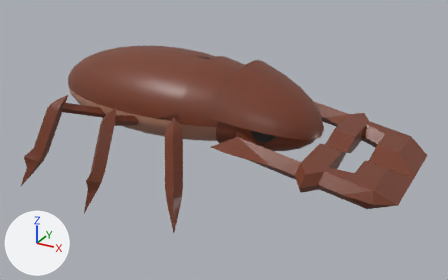
Before and after pictures for a commit that changed the FBX model GMNG4312_GalactiCarp_Pisces2122/Assets/Models/Pisces Bug.fbx.
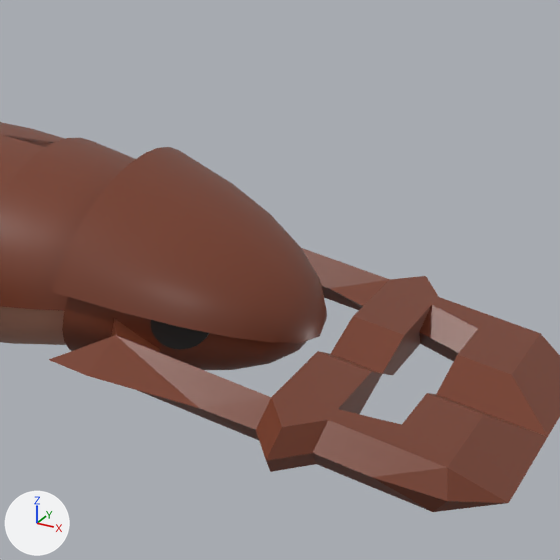
There are two pictures of each version: one whole from a 50 mm camera at (5.39, -8.0, 4.42) aimed at (1.08, -0.17, 0.51), one close up on the part from 42% to 94% of the width and 0% to 82% of the height. Lighting does not change. The marker at lower left points along +X, +Y and +Z. Where no turn or scale is listed for an object, it has been applied to the vertices.

Names of what the first close-up shows: 'Bug Body', 'Bug Head', 'Bug Head Mand L', 'Bug Head Mand L.001', 'Bug Wing L', 'Bug Wing R'.
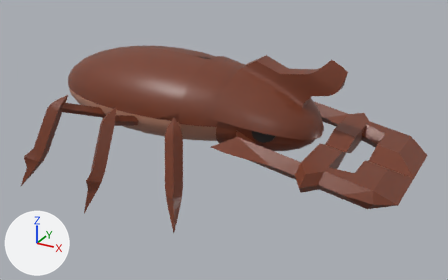
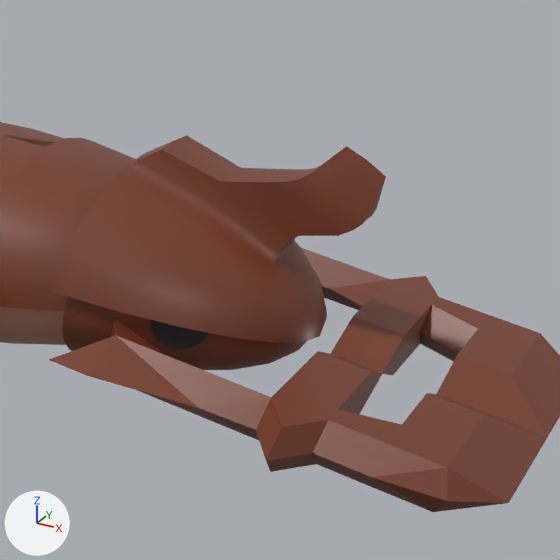
Boxes (x1, y1, x2, y2) around the edits, measured in the close-ups (560 x 560 px):
'Bug Head', reshaped (21% wider)
    before: (52, 147, 327, 370)
    after: (52, 135, 386, 370)
part 1 of me_sphere_004, built on
    before: (115, 147, 314, 293)
    after: (115, 135, 386, 293)

Diff of the bpy script that builds the scene:
```diff
--- a/GMNG4312_GalactiCarp_Pisces2122/Assets/Models/Pisces Bug.fbx.py
+++ b/GMNG4312_GalactiCarp_Pisces2122/Assets/Models/Pisces Bug.fbx.py
@@ me_sphere_004 @@
 # used by ob_bug_head; location = (2.015, 0.0, 0.977)
-me_sphere_004.from_pydata(...)  # 253 vertices, 239 faces; spans x -0.74..0.59, y -0.96..0.96, z -0.47..0.79
+me_sphere_004.from_pydata(...)  # 315 vertices, 303 faces; spans x -0.74..0.92, y -0.96..0.96, z -0.47..1.02
+# me_sphere_004 part 1
+# 5 vertices are removed from x -0.6..0.32, y -0.19..0.19, z 0.32..0.78
+# 18 faces are deleted
+# 6 vertices move from x -0.19..0.32, y -0.17..0.17, z 0.33..0.63 to x -0.39..0.36, y -0.24..0.24, z 0.29..0.9
+# 67 vertices are added at x -0.6..0.92, y -0.27..0.27, z 0.28..1.02
+# 82 new faces join them, mat_bug_color (brown #773c26)
 me_sphere_004.materials.append(mat_bug_color)
```
